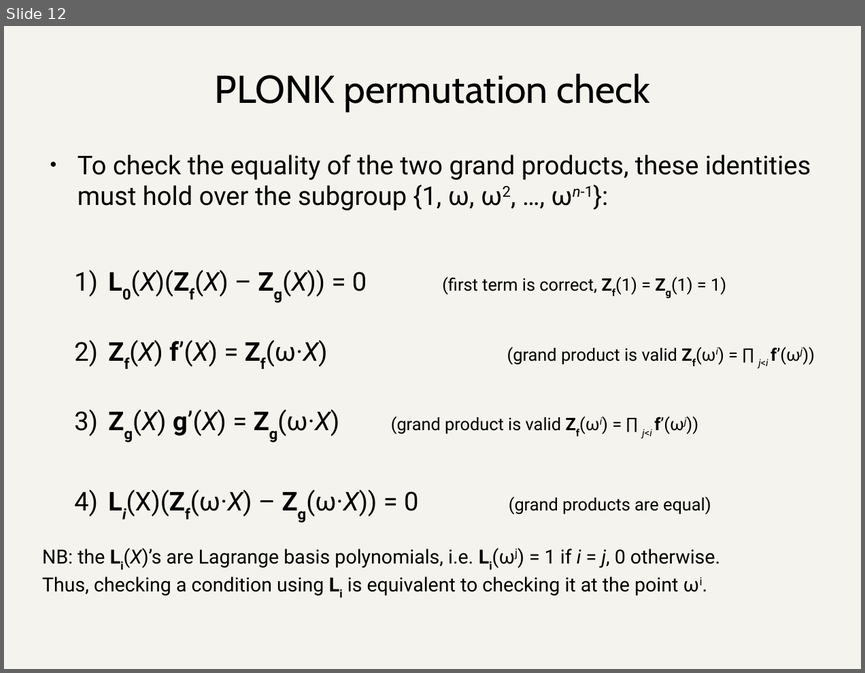
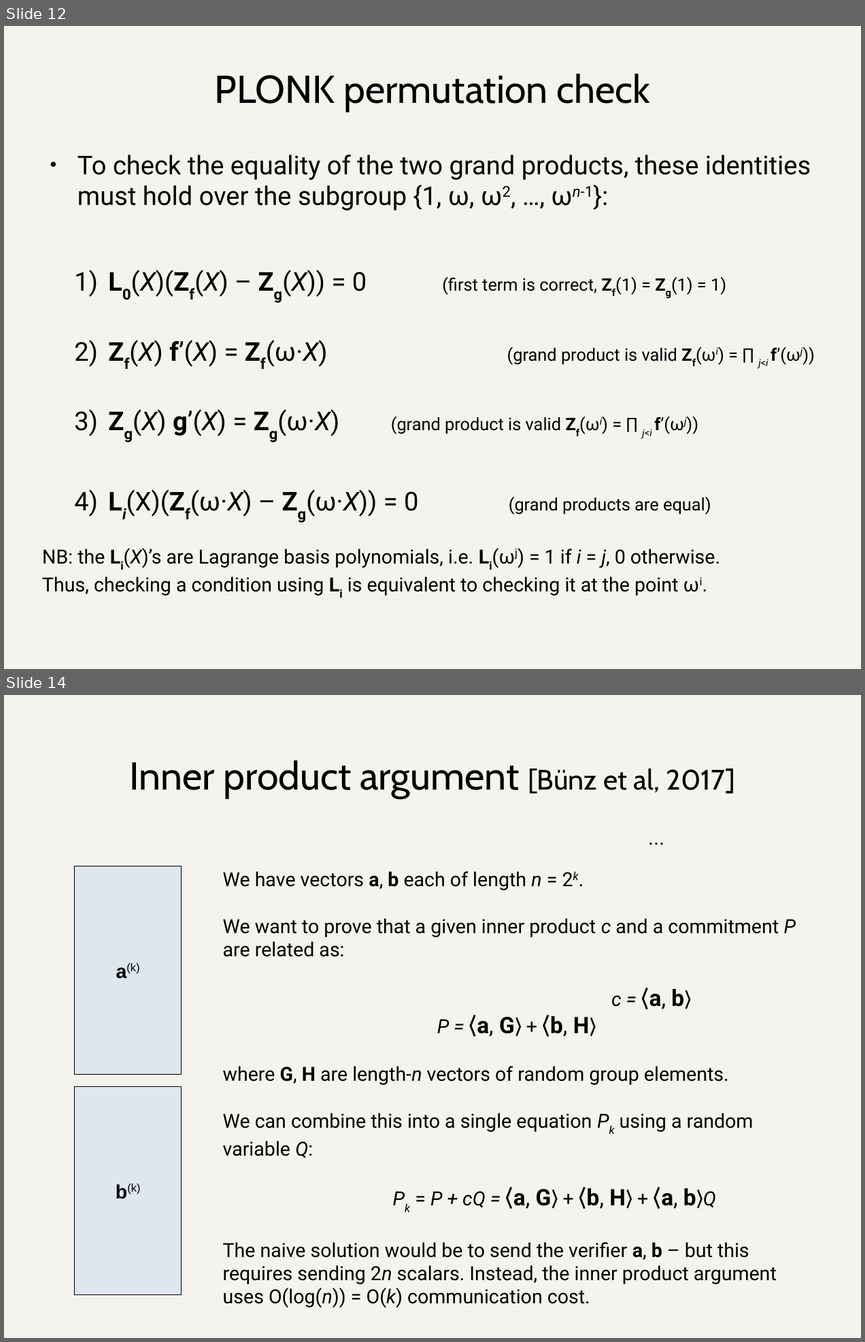
Before and after one commit to daira/halographs, a slide deck: deepdive.odp. Shown one above the other, each under a label of ours: slide 12 before the commit, slides 12 and 14 after it; the slides between them are not shown. The pictures are 865x673 and 865x1342 pixels, drawn with LibreOffice and Linux fonts; fonts in the diff are those of the drawing. Boxes give left, top, right and bottom in pixels: in the first picture for what was removed or moved away, otherwise in the second. Text is boxed around its words. In the diff, an @@ line names an element or a change of style, - is before the commit and + after.

Commit message:
Add detail about modified inner product argument

```diff
--- a/deepdive.odp
+++ b/deepdive.odp
@@ slide 14 added at (4,695,861,1338), background #F4F3ED @@
@@ title added at (129,760,735,798), 36 pt, text #000000 @@
+Inner product argument [Bünz et al, 2017]
@@ text added at (640,821,672,851), 18 pt, text #000000 @@
+...
@@ rectangle added at (75,866,182,1074), fill #DEE6EF, outline #000000 0 pt, 18 pt, text #000000 @@
+a(k)
@@ text added at (223,871,796,1308), 18 pt, text #000000 @@
+We have vectors a, b each of length n = 2k.
+We want to prove that a given inner product c and a commitment P are related as:
+c = ⟨a, b⟩
+P = ⟨a, G⟩ + ⟨b, H⟩
+where G, H are length-n vectors of random group elements.
+We can combine this into a single equation Pk using a random variable Q:
+Pk = P + cQ = ⟨a, G⟩ + ⟨b, H⟩ + ⟨a, b⟩Q
+The naive solution would be to send the verifier a, b – but this requires sending 2n scalars. Instead, the inner product argument uses O(log(n)) = O(k) communication cost.
@@ rectangle added at (75,1087,182,1295), fill #DEE6EF, outline #000000 0 pt, 18 pt, text #000000 @@
+b(k)
```
Also in this commit, not shown: 7 slides changed, 18 other slides added, 1 slide removed, 1 other file.
